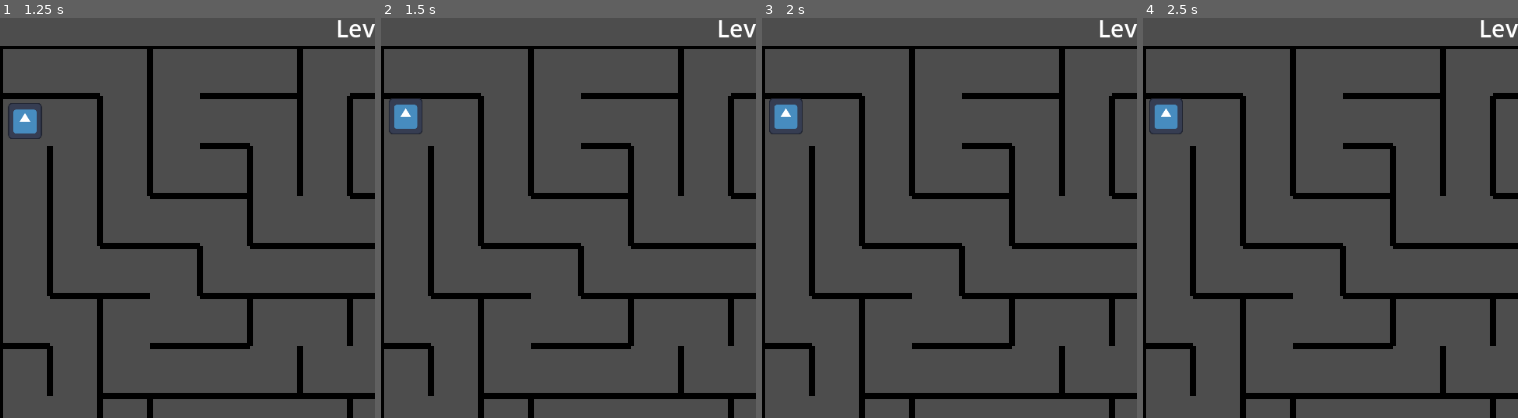
Above: before the commit, frames 1-4 (left to right).
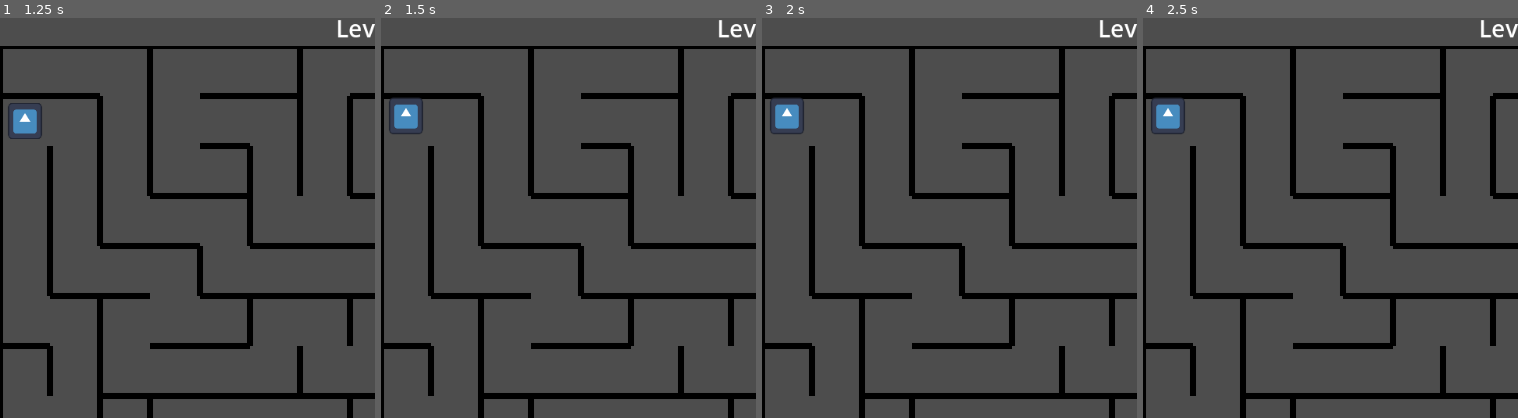
Above: after the commit, the same moments.

Repository: gkim14/CS471_LawlorsLabyrinth
Game: Godot game, scene res://scenes/StartScreen.tscn
Same seed, same stepped clock (60 frames per second), same inputs: the game is played once before the commit and once after it. The engine's default icon, where the game draws it, is replaced by a stand-in: a white triangle on a blue panel in a dark square.
Inputs:
- Up to frame 1 (1.25 s): click "Play" at 0.5 s
- Up to frame 2 (1.5 s): tap Enter at 1.25 s; hold W (up) from 1.28 s (still down)
- Up to frame 3 (2 s): keep holding W (up)
- Up to frame 4 (2.5 s): keep holding W (up); tap Space at 2 s
The pictures show only the part of the screen within x 0-50%, y 3-53%; the shares and areas given below are measured in that part.

Frame 1 is identical in both runs. In frame 2, less than 0.1% of the frame differs, in the area x 3-12%, y 21-28%; in frame 3, 0.2%; in frame 4, 0.3%, in the area x 1-12%, y 20-29%.

Commit message:
cleaned up maze collision tiles

Diff:
--- a/assets/RdMaze.tres
+++ b/assets/RdMaze.tres
@@ -6,39 +6,39 @@
 texture = ExtResource("1_l05xf")
 texture_region_size = Vector2i(64, 64)
 2:0/0 = 0
-2:0/0/physics_layer_0/polygon_0/points = PackedVector2Array(27.94146, -32, 32, -32, 32, 32, 27.630997, 32)
+2:0/0/physics_layer_0/polygon_0/points = PackedVector2Array(28, -32, 32, -32, 32, 32, 28, 32)
 3:0/0 = 0
-3:0/0/physics_layer_0/polygon_0/points = PackedVector2Array(-32, -32, 32, -32, 32, 32, 27.94146, 32, 27.94146, -27.630997, -32, -27.941456)
+3:0/0/physics_layer_0/polygon_0/points = PackedVector2Array(-32, -32, 32, -32, 32, 32, 28, 32, 28, -28, -32, -28)
 0:1/0 = 0
-0:1/0/physics_layer_0/polygon_0/points = PackedVector2Array(-32, 27.94146, 32, 27.94146, 32, 32, -32, 32)
+0:1/0/physics_layer_0/polygon_0/points = PackedVector2Array(-32, 28, 32, 28, 32, 32, -32, 32)
 1:1/0 = 0
-1:1/0/physics_layer_0/polygon_0/points = PackedVector2Array(-32, 27.94146, 32, 27.94146, 32, 32, -32, 32)
-1:1/0/physics_layer_0/polygon_1/points = PackedVector2Array(-32, -27.941456, 32, -27.630997, 32, -32, -32, -32)
+1:1/0/physics_layer_0/polygon_0/points = PackedVector2Array(-32, 28, 32, 28, 32, 32, -32, 32)
+1:1/0/physics_layer_0/polygon_1/points = PackedVector2Array(-32, -28, 32, -28, 32, -32, -32, -32)
 3:1/0 = 0
-3:1/0/physics_layer_0/polygon_0/points = PackedVector2Array(-32, -32, 32, -32, 32, 32, -32, 32, -32, 27.94146, 27.94146, 27.94146, 27.630997, -27.941456, -32, -27.941456)
+3:1/0/physics_layer_0/polygon_0/points = PackedVector2Array(-32, -32, 32, -32, 32, 32, -32, 32, -32, 28, 28, 28, 28, -28, -32, -28)
 0:2/0 = 0
-0:2/0/physics_layer_0/polygon_0/points = PackedVector2Array(-32, -32, -27.320534, -32, -27.941456, 32, -32, 32)
+0:2/0/physics_layer_0/polygon_0/points = PackedVector2Array(-32, -32, -28, -32, -28, 32, -32, 32)
 1:2/0 = 0
-1:2/0/physics_layer_0/polygon_0/points = PackedVector2Array(-32, -32, 32, -32, 32, -27.630997, -27.941456, -27.941456, -27.941456, 32, -32, 32)
+1:2/0/physics_layer_0/polygon_0/points = PackedVector2Array(-32, -32, 32, -32, 32, -28, -28, -28, -28, 32, -32, 32)
 2:2/0 = 0
-2:2/0/physics_layer_0/polygon_0/points = PackedVector2Array(-32, -32, -27.630997, -32, -27.941456, 32, -32, 32)
-2:2/0/physics_layer_0/polygon_1/points = PackedVector2Array(27.94146, -32, 32, -32, 32, 32, 27.630997, 32)
+2:2/0/physics_layer_0/polygon_0/points = PackedVector2Array(-32, -32, -28, -32, -28, 32, -32, 32)
+2:2/0/physics_layer_0/polygon_1/points = PackedVector2Array(28, -32, 32, -32, 32, 32, 28, 32)
 3:2/0 = 0
-3:2/0/physics_layer_0/polygon_0/points = PackedVector2Array(-32, -32, 32, -32, 32, 32, 27.94146, 32, 27.630997, -27.630997, -27.941456, -27.630997, -27.630997, 32, -32, 32)
+3:2/0/physics_layer_0/polygon_0/points = PackedVector2Array(-32, -32, 32, -32, 32, 32, 28, 32, 28, -28, -28, -28, -28, 32, -32, 32)
 0:3/0 = 0
-0:3/0/physics_layer_0/polygon_0/points = PackedVector2Array(-32, -32, -27.941456, -32, -27.941456, 27.94146, 32, 27.630997, 32, 32, -32, 32)
+0:3/0/physics_layer_0/polygon_0/points = PackedVector2Array(-32, -32, -28, -32, -28, 28, 32, 28, 32, 32, -32, 32)
 1:3/0 = 0
-1:3/0/physics_layer_0/polygon_0/points = PackedVector2Array(-32, -32, 32, -32, 32, -27.630997, -27.630997, -27.941456, -27.630997, 27.94146, 32, 27.94146, 32, 32, -32, 32)
+1:3/0/physics_layer_0/polygon_0/points = PackedVector2Array(-32, -32, 32, -32, 32, -28, -28, -28, -28, 28, 32, 28, 32, 32, -32, 32)
 2:3/0 = 0
-2:3/0/physics_layer_0/polygon_0/points = PackedVector2Array(-32, -32, -27.630997, -32, -27.941456, 27.630997, 27.630997, 27.630997, 27.94146, -32, 32, -32, 32, 32, -32, 32)
+2:3/0/physics_layer_0/polygon_0/points = PackedVector2Array(-32, -32, -28, -32, -28, 28, 28, 28, 28, -32, 32, -32, 32, 32, -32, 32)
 3:3/0 = 0
 3:3/0/physics_layer_0/polygon_0/points = PackedVector2Array(-32, -32, 32, -32, 32, 32, -32, 32)
 2:1/next_alternative_id = 2
 2:1/0 = 0
 1:0/0 = 0
-1:0/0/physics_layer_0/polygon_0/points = PackedVector2Array(-32, -32, 32, -32, 32, -27.630997, -32, -27.941456)
+1:0/0/physics_layer_0/polygon_0/points = PackedVector2Array(-32, -32, 32, -32, 32, -28, -32, -28)
 0:0/0 = 0
-0:0/0/physics_layer_0/polygon_0/points = PackedVector2Array(-32, 27.010078, 27.94146, 27.630997, 27.94146, -32, 32, -32, 32, 32, -32, 32)
+0:0/0/physics_layer_0/polygon_0/points = PackedVector2Array(-32, 28, 28, 28, 28, -32, 27.94146, -32, 32, -32, 32, 32, -32, 32)
 
 [resource]
 tile_size = Vector2i(64, 64)
